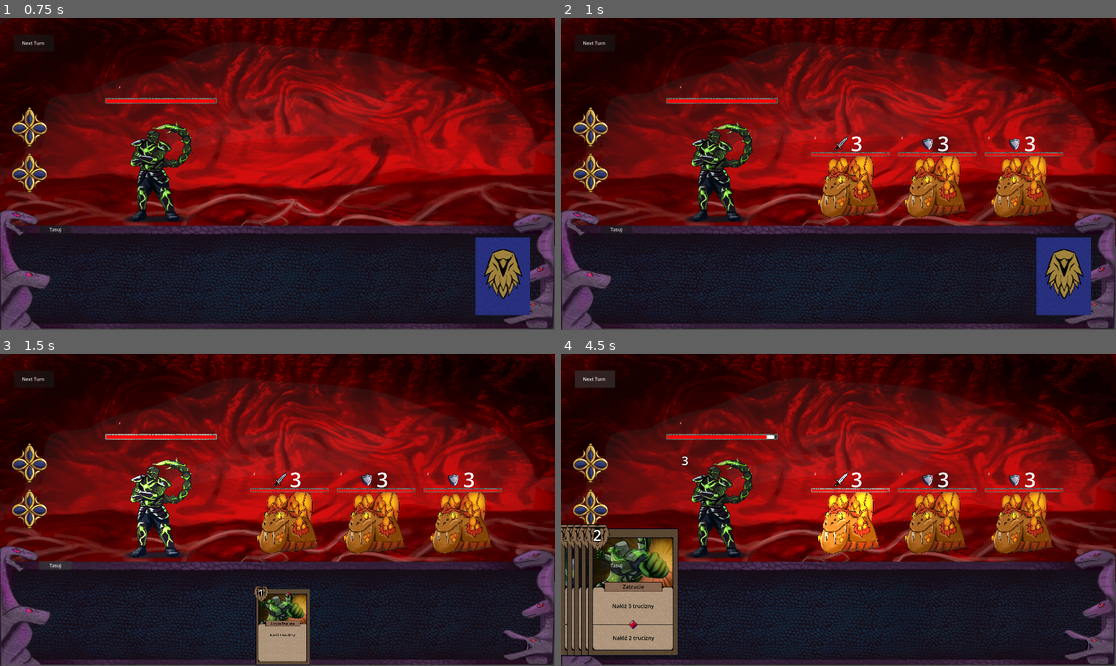
Above: before the commit, frames 1-4 (two rows, left to right).
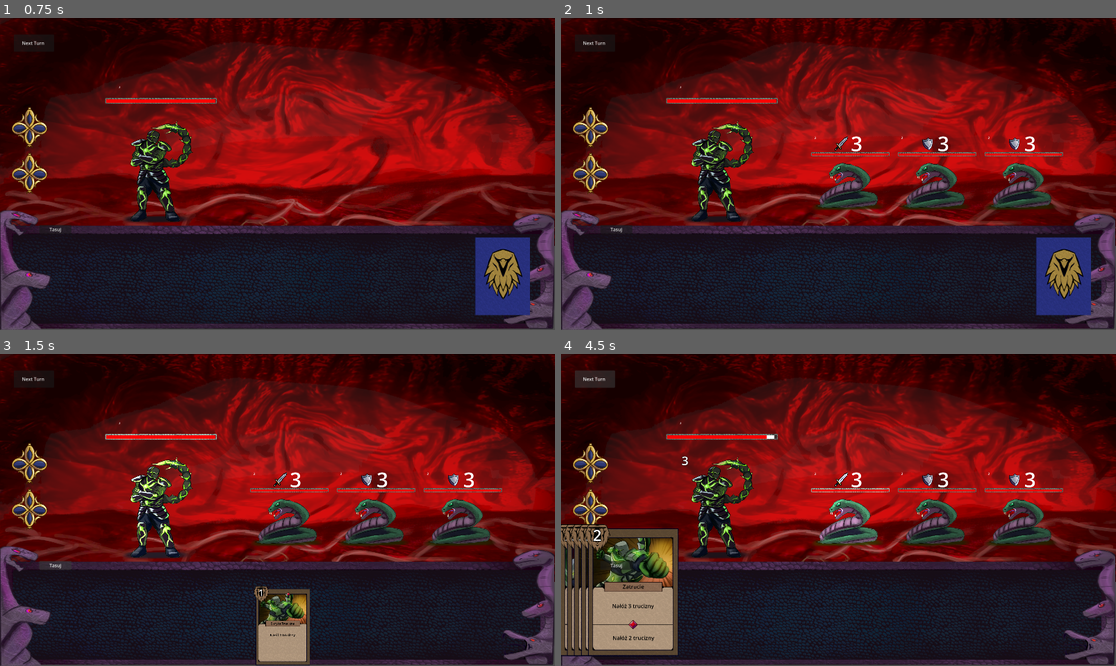
Above: after the commit, the same moments.

Repository: Szyrrogi/Sedoro
Game: Godot game, scene res://Scenes/main.tscn
Two runs of this game, one before a commit and one after it. Both use one fixed random seed, a clock stepped at 60 frames per second and the inputs below. The engine's default icon, where the game draws it, is replaced by a stand-in: a white triangle on a blue panel in a dark square.
Inputs:
- Up to frame 1 (0.75 s): click "1" at 0.5 s
- Up to frame 2 (1 s): no input
- Up to frame 3 (1.5 s): click "Tasuj" at 1.25 s
- Up to frame 4 (4.5 s): click "Next Turn" at 2 s; click "Next Turn" at 2.75 s; click "Tasuj" at 3.5 s; click "Next Turn" at 4.25 s

Frame 1 is identical in both runs. In frame 2, 5.0% of the frame differs, in the area x 45-89%, y 44-64%; in frame 3, 5.0%; in frame 4, 5.1%.

Commit message:
enemy database

Diff:
--- a/Scenes/main.tscn
+++ b/Scenes/main.tscn
@@ -33,136 +33,136 @@
 [sub_resource type="RectangleShape2D" id="RectangleShape2D_hptm8"]
 size = Vector2(191, 269)
 
-[node name="Main" type="Node2D" unique_id=15177312]
-
-[node name="InputManager" type="Node2D" parent="." unique_id=1235593390]
+[node name="Main" type="Node2D"]
+
+[node name="InputManager" type="Node2D" parent="."]
 position = Vector2(899.00006, 905)
 scale = Vector2(0.6, 0.6)
 script = ExtResource("5_d1ilt")
 
-[node name="CardManager" type="Node2D" parent="." unique_id=1333389480 node_paths=PackedStringArray("player", "deck", "active_label")]
+[node name="CardManager" type="Node2D" parent="." node_paths=PackedStringArray("player", "deck", "active_label")]
 script = ExtResource("6_6iyac")
 player = NodePath("../WALKA/Player")
 deck = NodePath("../WALKA/Deck")
 active_label = NodePath("../Background/Bonus")
 
-[node name="ArrowSprite" type="Sprite2D" parent="CardManager" unique_id=957331414]
+[node name="ArrowSprite" type="Sprite2D" parent="CardManager"]
 visible = false
 z_index = 2000
 texture = ExtResource("10_fdnlq")
 centered = false
 offset = Vector2(220, -410)
 
-[node name="Background" type="Node2D" parent="." unique_id=1355966234]
-
-[node name="Sprite2D" type="Sprite2D" parent="Background" unique_id=946076424]
+[node name="Background" type="Node2D" parent="."]
+
+[node name="Sprite2D" type="Sprite2D" parent="Background"]
 position = Vector2(959.9194, 394.14255)
 scale = Vector2(0.8248115, 0.7850048)
 texture = ExtResource("2_344ge")
 
-[node name="Sprite2D2" type="Sprite2D" parent="Background" unique_id=663793097]
+[node name="Sprite2D2" type="Sprite2D" parent="Background"]
 position = Vector2(961.5, 906)
 scale = Vector2(0.78911275, 0.71681404)
 texture = ExtResource("3_ynf5e")
 
-[node name="Sprite2D3" type="Sprite2D" parent="Background" unique_id=1263608639]
+[node name="Sprite2D3" type="Sprite2D" parent="Background"]
 position = Vector2(958.8871, 818.6773)
 scale = Vector2(0.81487936, 0.7384626)
 texture = ExtResource("4_hptm8")
 
-[node name="Bonus" type="Sprite2D" parent="Background" unique_id=767489830]
+[node name="Bonus" type="Sprite2D" parent="Background"]
 visible = false
 position = Vector2(894.99994, 723.00006)
 scale = Vector2(0.59, 0.93564355)
 texture = ExtResource("17_h1bgf")
 
-[node name="WALKA" type="Node2D" parent="." unique_id=1988999940]
-visible = false
-
-[node name="ManaManager" type="Node2D" parent="WALKA" unique_id=501284432 node_paths=PackedStringArray("mana_sprite", "mana2_sprite")]
+[node name="WALKA" type="Node2D" parent="."]
+visible = false
+
+[node name="ManaManager" type="Node2D" parent="WALKA" node_paths=PackedStringArray("mana_sprite", "mana2_sprite")]
 script = ExtResource("14_wsu2k")
 mana_sprite = NodePath("Mana1")
 mana2_sprite = NodePath("Mana2")
 
-[node name="Mana2" type="Sprite2D" parent="WALKA/ManaManager" unique_id=1592662986]
+[node name="Mana2" type="Sprite2D" parent="WALKA/ManaManager"]
 position = Vector2(105, 539)
 scale = Vector2(0.2089258, 0.2089258)
 texture = ExtResource("15_k12tt")
 
-[node name="Mana1" type="Sprite2D" parent="WALKA/ManaManager" unique_id=411294070]
+[node name="Mana1" type="Sprite2D" parent="WALKA/ManaManager"]
 position = Vector2(105, 380.16)
 scale = Vector2(0.2089258, 0.2089258)
 texture = ExtResource("15_k12tt")
 
-[node name="Player" parent="WALKA" unique_id=909769317 instance=ExtResource("16_k12tt")]
+[node name="Player" parent="WALKA" instance=ExtResource("16_k12tt")]
 position = Vector2(563, 544)
 scale = Vector2(0.5, 0.5)
 
-[node name="CanvasLayer" type="CanvasLayer" parent="WALKA" unique_id=165551466]
-
-[node name="EndTurnButton" type="Button" parent="WALKA/CanvasLayer" unique_id=656906419]
+[node name="CanvasLayer" type="CanvasLayer" parent="WALKA"]
+
+[node name="EndTurnButton" type="Button" parent="WALKA/CanvasLayer"]
 offset_left = 48.0
 offset_top = 57.0
 offset_right = 187.0
 offset_bottom = 117.0
 text = "Next Turn "
 
-[node name="Tasuj" type="Button" parent="WALKA/CanvasLayer" unique_id=1843615514]
+[node name="Tasuj" type="Button" parent="WALKA/CanvasLayer"]
 offset_left = 136.0
 offset_top = 716.0
 offset_right = 247.0
 offset_bottom = 747.0
 text = "Tasuj"
 
-[node name="Deck" type="Node2D" parent="WALKA" unique_id=311300741 node_paths=PackedStringArray("discard_ref")]
+[node name="Deck" type="Node2D" parent="WALKA" node_paths=PackedStringArray("discard_ref")]
 position = Vector2(1747.99, 880)
 script = ExtResource("3_344ge")
 card_scene = ExtResource("4_d1ilt")
 discard_ref = NodePath("../Discard")
 
-[node name="Sprite2D" type="Sprite2D" parent="WALKA/Deck" unique_id=1300134420]
+[node name="Sprite2D" type="Sprite2D" parent="WALKA/Deck"]
 position = Vector2(-9.494939, 13.653204)
 scale = Vector2(0.38202018, 0.38384804)
 texture = ExtResource("9_ynf5e")
 
-[node name="Area2D" type="Area2D" parent="WALKA/Deck" unique_id=1195094347]
+[node name="Area2D" type="Area2D" parent="WALKA/Deck"]
 collision_layer = 4
 collision_mask = 4
 
-[node name="CollisionShape2D" type="CollisionShape2D" parent="WALKA/Deck/Area2D" unique_id=947627441]
+[node name="CollisionShape2D" type="CollisionShape2D" parent="WALKA/Deck/Area2D"]
 position = Vector2(-9.48999, 13.5)
 shape = SubResource("RectangleShape2D_hptm8")
 
-[node name="Discard" type="Node2D" parent="WALKA" unique_id=692778021]
+[node name="Discard" type="Node2D" parent="WALKA"]
 position = Vector2(200, 880)
 script = ExtResource("5_hptm8")
 
-[node name="Sprite2D" type="Sprite2D" parent="WALKA/Discard" unique_id=889513739]
+[node name="Sprite2D" type="Sprite2D" parent="WALKA/Discard"]
 position = Vector2(-9.494939, 13.653204)
 scale = Vector2(0.38202018, 0.38384804)
 texture = ExtResource("9_ynf5e")
 
-[node name="Area2D" type="Area2D" parent="WALKA/Discard" unique_id=136782915]
+[node name="Area2D" type="Area2D" parent="WALKA/Discard"]
 collision_layer = 4
 collision_mask = 4
 
-[node name="CollisionShape2D" type="CollisionShape2D" parent="WALKA/Discard/Area2D" unique_id=1555801561]
+[node name="CollisionShape2D" type="CollisionShape2D" parent="WALKA/Discard/Area2D"]
 position = Vector2(-9.48999, 13.5)
 shape = SubResource("RectangleShape2D_hptm8")
 
-[node name="Hand" type="Node2D" parent="WALKA" unique_id=2007974786]
+[node name="Hand" type="Node2D" parent="WALKA"]
 position = Vector2(899.29, 905)
 scale = Vector2(0.6, 0.6)
 script = ExtResource("8_344ge")
 
-[node name="MAPA" type="Node2D" parent="." unique_id=1153031608]
-
-[node name="ScrollContainer" type="ScrollContainer" parent="MAPA" unique_id=116122280]
+[node name="MAPA" type="Node2D" parent="."]
+
+[node name="ScrollContainer" type="ScrollContainer" parent="MAPA"]
 offset_left = 409.0
 offset_right = 2320.0
 offset_bottom = 705.0
 
-[node name="MapArea" type="Control" parent="MAPA/ScrollContainer" unique_id=723417149 node_paths=PackedStringArray("game_manager", "combat_node", "map_node")]
+[node name="MapArea" type="Control" parent="MAPA/ScrollContainer" node_paths=PackedStringArray("game_manager", "combat_node", "map_node")]
 custom_minimum_size = Vector2(1000, 700)
 layout_mode = 2
 script = ExtResource("16_b3802")
@@ -171,11 +171,12 @@
 map_node = NodePath("../..")
 enemy_icons = Array[Texture2D]([ExtResource("17_hibaj"), ExtResource("18_pdsj5"), ExtResource("19_ueoa1"), ExtResource("20_6vcvc"), ExtResource("21_7k868"), ExtResource("22_hpc6h"), ExtResource("23_kltya"), ExtResource("24_e08e2"), ExtResource("25_neg2b"), ExtResource("26_r33sp")])
 
-[node name="GameManager" type="Node2D" parent="." unique_id=694064039 node_paths=PackedStringArray("reward_panel", "reward_container", "combat_node", "map_node", "deck", "hand", "discard", "end_turn_button", "mana_manager", "player", "card_manager", "passive_manager")]
+[node name="GameManager" type="Node2D" parent="." node_paths=PackedStringArray("reward_panel", "reward_container", "combat_node", "map_node", "deck", "hand", "discard", "end_turn_button", "mana_manager", "player", "card_manager", "passive_manager")]
 script = ExtResource("9_hptm8")
 reward_panel = NodePath("../RewardPanel")
 reward_container = NodePath("../RewardPanel/RewardContainer")
 card_scene_for_rewards = ExtResource("4_d1ilt")
+use_random_encounters = null
 combat_node = NodePath("../WALKA")
 map_node = NodePath("../MAPA")
 deck = NodePath("../WALKA/Deck")
@@ -187,11 +188,15 @@
 card_manager = NodePath("../CardManager")
 passive_manager = NodePath("passibeManager")
 enemy_scene = ExtResource("12_6iyac")
-
-[node name="passibeManager" type="Node" parent="GameManager" unique_id=974340344]
+spawn_start_position = null
+spawn_spacing = null
+custom_enemy_count = null
+default_enemy_id = null
+
+[node name="passibeManager" type="Node" parent="GameManager"]
 script = ExtResource("29_6vcvc")
 
-[node name="RewardPanel" type="ColorRect" parent="." unique_id=543401895]
+[node name="RewardPanel" type="ColorRect" parent="."]
 visible = false
 offset_left = -2.0
 offset_top = -5.0
@@ -199,7 +204,7 @@
 offset_bottom = 1089.0
 color = Color(0.023529412, 0.023529412, 0.015686275, 0.72156864)
 
-[node name="RewardContainer" type="HBoxContainer" parent="RewardPanel" unique_id=1023466808]
+[node name="RewardContainer" type="HBoxContainer" parent="RewardPanel"]
 layout_mode = 0
 offset_left = 794.0
 offset_top = 290.0
--- a/Scripts/EnemyDatabase.gd
+++ b/Scripts/EnemyDatabase.gd
@@ -1,8 +1,11 @@
-
+class_name EnemyDatabase
+extends Node # lub extends Resource / Reference, w zależności od tego, czym jest
 
 const HORD = {
 	0 : [0, 0, 0],
 	1 : [1, 1],
+	2 : [2, 2],
+	3 : [3, 4]
 }
 
 
--- a/Scripts/GameManager.gd
+++ b/Scripts/GameManager.gd
@@ -396,10 +396,12 @@
 			enemy.die()
 
 func get_random_enemy_encounter() -> Array:
-	var possible_encounters = [
-		[0, 0, 0], [1, 1, 1], [2, 2, 2], [3, 3, 3], [4, 4, 4],
-		[5, 5, 5], [6, 6, 6], [7, 7, 7], [8, 8, 8], [9, 9, 9],
-	]
+	#var possible_encounters = [
+		#[0, 0, 0], [1, 1, 1], [2, 2, 2], [3, 3, 3], [4, 4, 4],
+		#[5, 5, 5], [6, 6, 6], [7, 7, 7], [8, 8, 8], [9, 9, 9],
+	#]
+	var possible_encounters = EnemyDatabase.HORD.values()
+
 	var chosen = possible_encounters.pick_random()
 	chosen.shuffle()
 	return chosen
--- a/project.godot
+++ b/project.godot
@@ -16,7 +16,7 @@
 
 config/name="Sedoro"
 run/main_scene="uid://cj07e7tcxt8aw"
-config/features=PackedStringArray("4.6", "GL Compatibility")
+config/features=PackedStringArray("4.5", "GL Compatibility")
 config/icon="res://icon.svg"
 
 [display]
Not shown: 1 places in Scenes/main.tscn that only renumber resources
